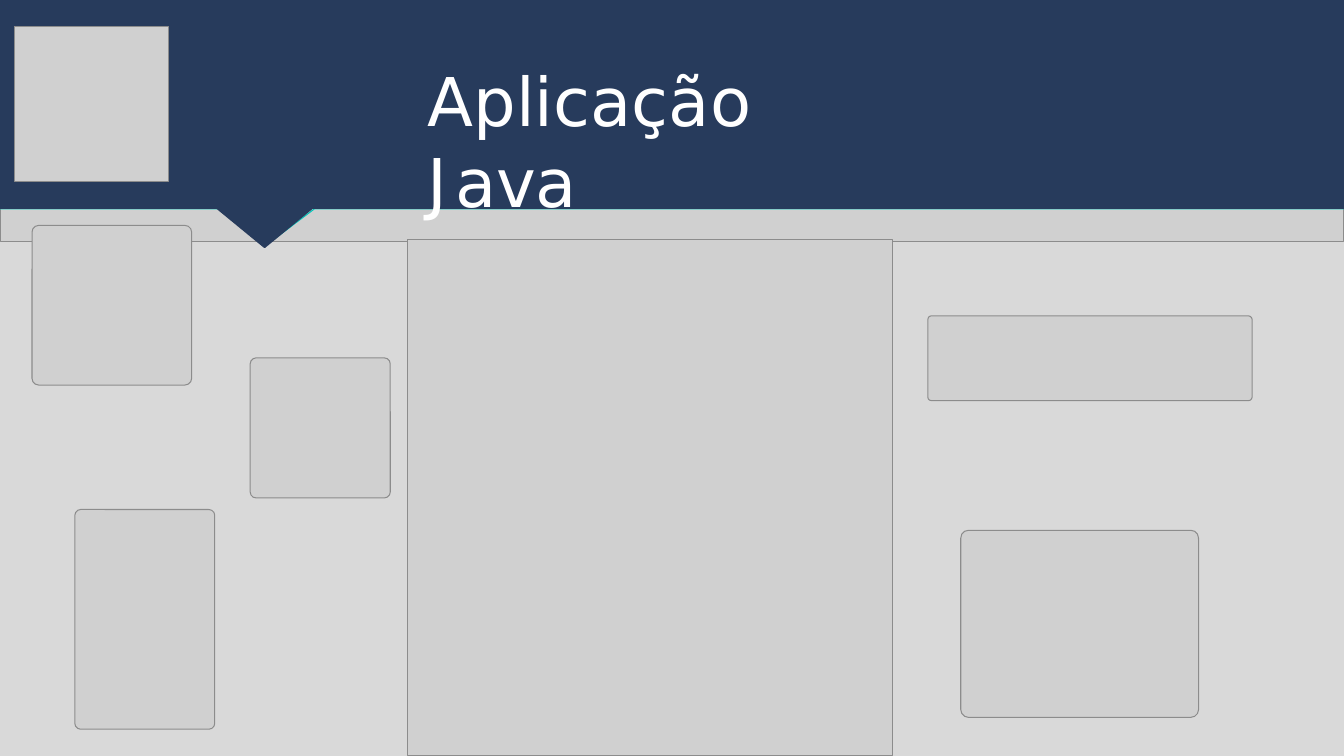
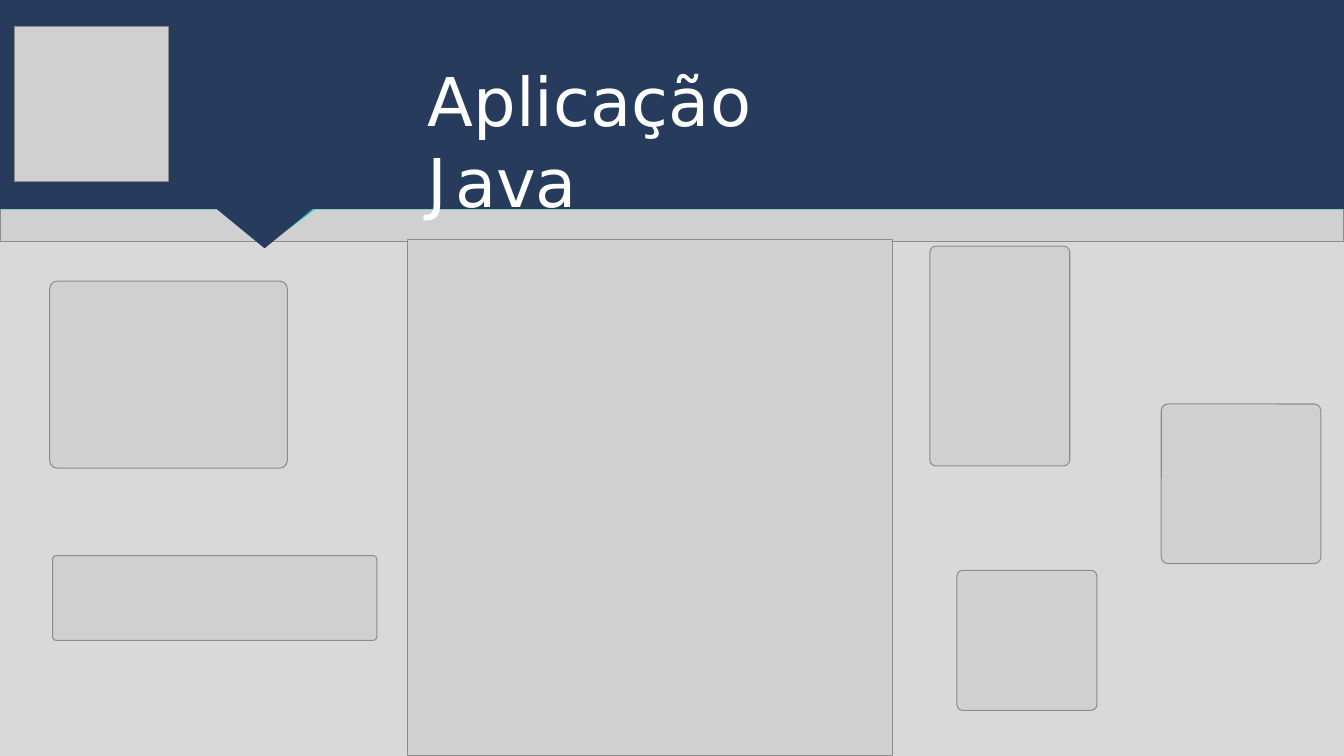
Before and after one commit to leticia-NCosta/TotemSystem, a slide deck: slide 11 of Apresentação para Sprint/Sprint 3/Slide sprint 3 grupo9 .pptx (slide 9 before the commit). Drawn at 1344x756 pixels with LibreOffice and Linux fonts; fonts in the diff are those of the drawing; grey boxes stand for pictures. Boxes give left, top, right and bottom in pixels: in the first picture for what was removed or moved away, otherwise in the second. Text is boxed around its words. In the diff, an @@ line names an element or a change of style, - is before the commit and + after.

```diff
--- a/Apresentação para Sprint/Sprint 3/Slide sprint 3 grupo9 .pptx
+++ b/Apresentação para Sprint/Sprint 3/Slide sprint 3 grupo9 .pptx
@@ picture: place and size @@
-picture at <box>75,510,215,730</box>
+picture at <box>930,246,1070,466</box>
@@ picture: place and size @@
-picture at <box>961,530,1199,718</box>
+picture at <box>49,281,287,469</box>
@@ picture: place and size @@
-picture at <box>32,226,192,385</box>
+picture at <box>1162,404,1321,564</box>
@@ picture: place and size @@
-picture at <box>929,316,1253,400</box>
+picture at <box>52,556,377,640</box>
@@ picture: place and size @@
-picture at <box>250,358,390,498</box>
+picture at <box>957,571,1097,711</box>
```
Also in this commit, not shown: 1 other slide changed, 2 slides added, 3 other files.
